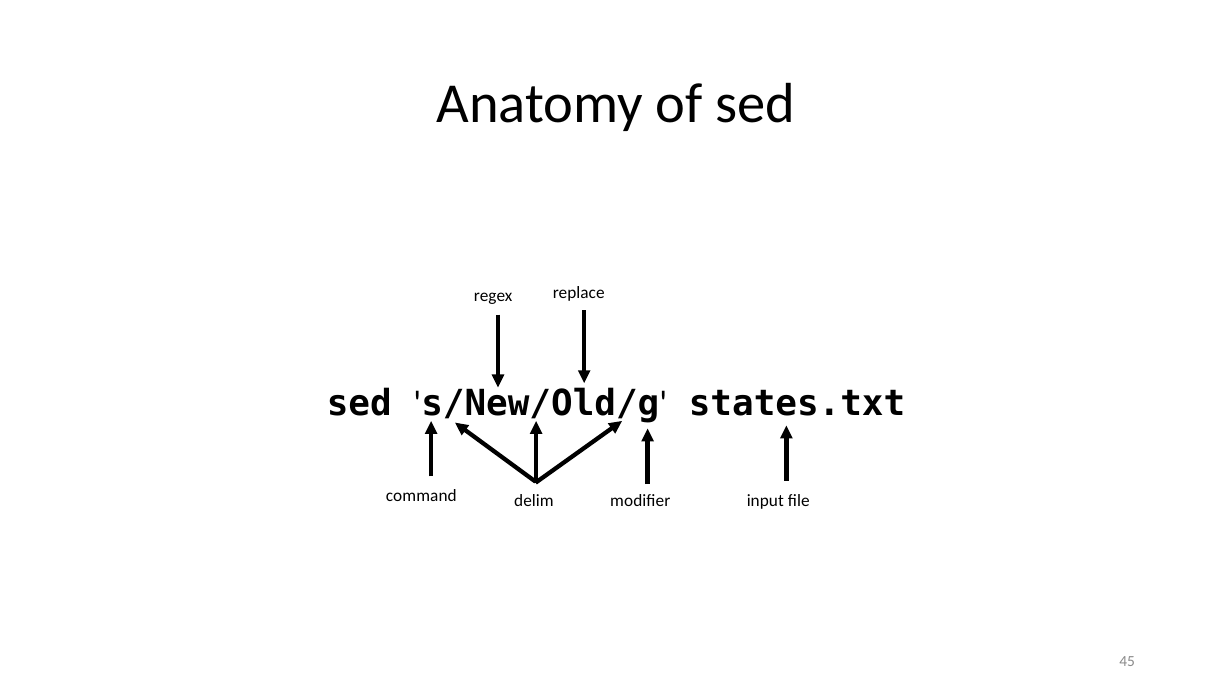
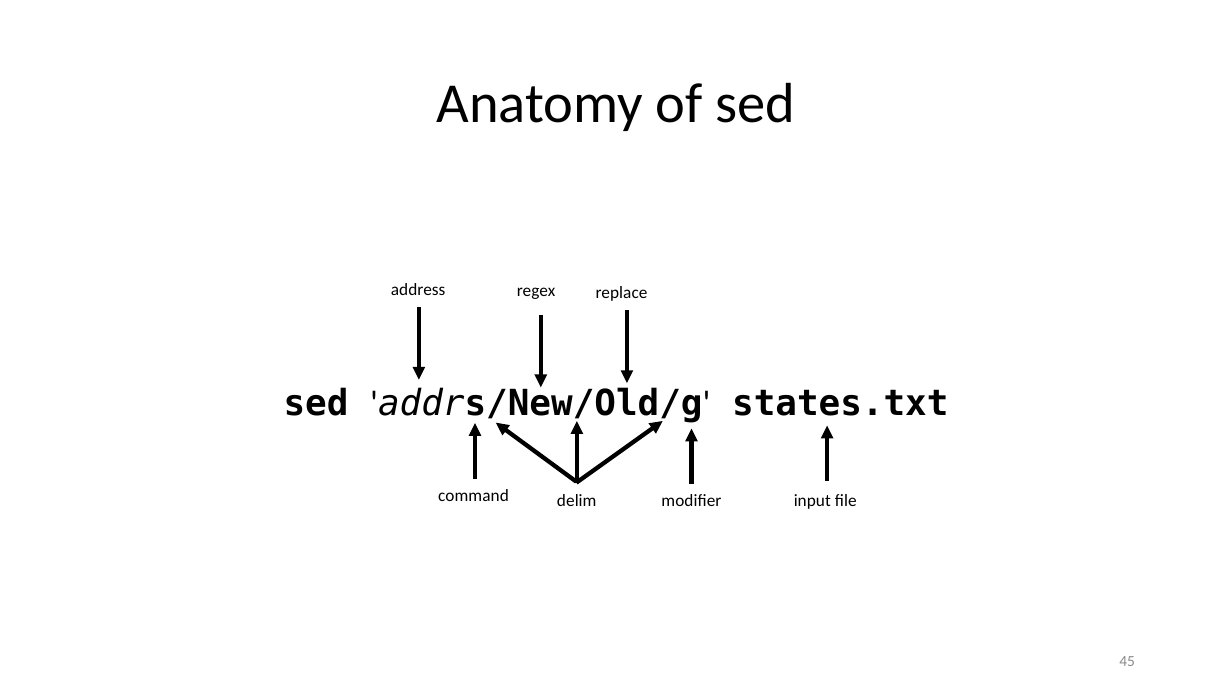
Before and after one commit to ketancmaheshwari/lisa19, a slide deck: slide 45 of lpt_LISA.pptx. Drawn at 1232x693 pixels with LibreOffice and Linux fonts; fonts in the diff are those of the drawing. Boxes give left, top, right and bottom in pixels: in the first picture for what was removed or moved away, otherwise in the second. Text is boxed around its words. In the diff, an @@ line names an element or a change of style, - is before the commit and + after.

```diff
--- a/lpt_LISA.pptx
+++ b/lpt_LISA.pptx
@@ text added at [391,283,446,295], 10.1 pt, text #000000 @@
+address
@@ text "regex": place and size @@
-text "regex" at [474,292,512,304]
+text "regex" at [517,287,555,299]
@@ arrow added from (419, 307) to (419, 379), #000000 2.5 pt @@
@@ text at [284,386,948,425]: text changed @@
-sed 's/New/Old/g' states.txt
+sed 'addrs/New/Old/g' states.txt
@@ 4 arrows, 3 texts: place and size @@
-4 arrows, 3 texts at [431,286,810,509]
+4 arrows, 3 texts at [476,286,857,509]
@@ 4 arrows: place and size @@
-4 arrows at [455,421,786,483]
+4 arrows at [495,421,827,483]
@@ text "command": place and size @@
-text "command" at [386,489,457,501]
+text "command" at [438,489,509,501]
@@ text "modifier": place and size @@
-text "modifier" at [610,494,670,506]
+text "modifier" at [661,494,721,506]
```
Also in this commit, not shown: 8 other slides changed.
